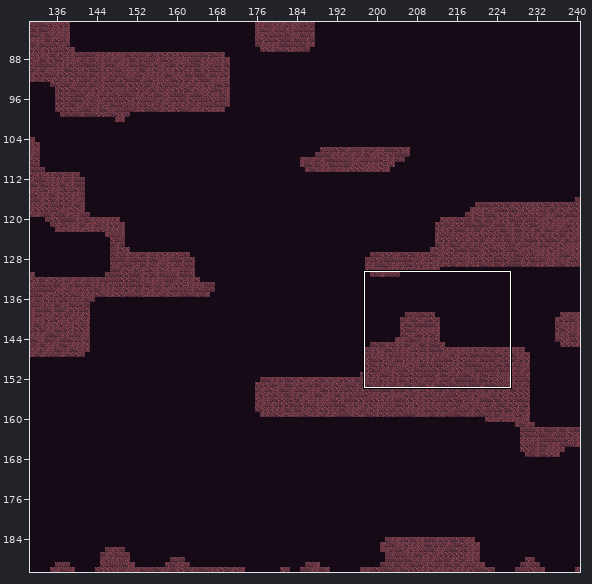
Tiled map -- android/assets/maps/level1.tmx. Above: a wide view before the commit, with the close-up outlined.
Close-up. Before:
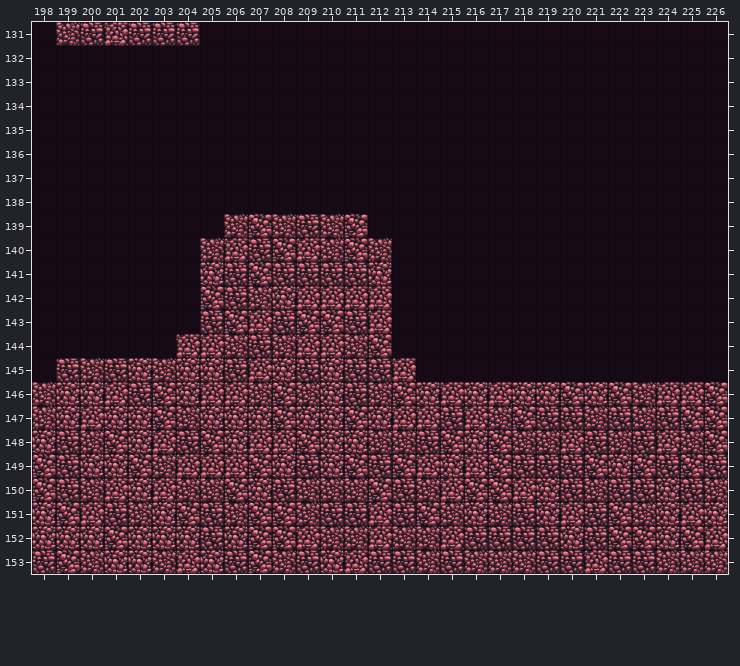
Cells are 64x64 px. Shown: x 198..226, y 131..153. The commit also changed other parts of the map, which this record leaves out.
And afterwards:
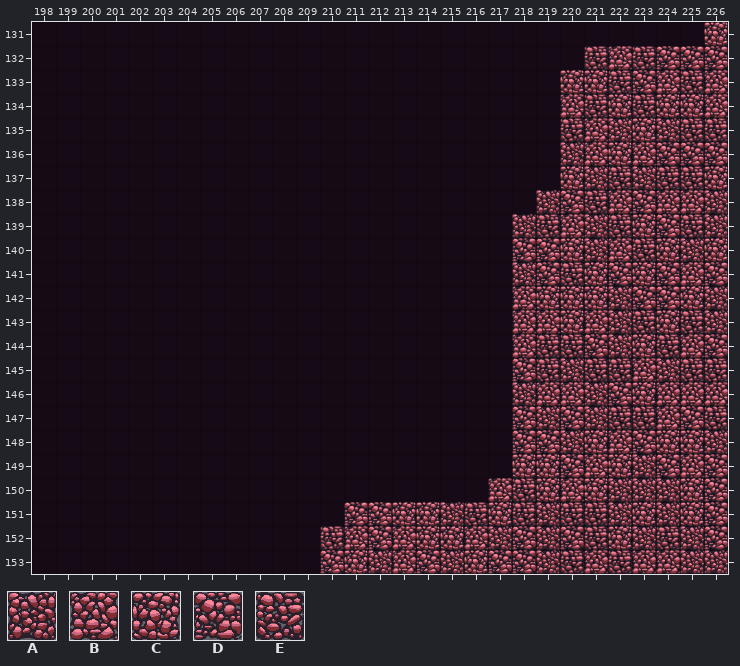
Key: from "tileMapGutter": A 5, B 6, C 7, D 8, E 9.
_ is an empty cell.
Tiles replaced or removed in this view: A, B, C, D, E.
Difference:
Changed rows in their new state; . is an unchanged cell.
Layer "terrain":
first column x 198:
131 .______.....................C
132 .......................EBEDDD
133 ......................CCEDBEB
134 ......................BECECCB
135 ......................EBACAEE
136 ......................ABCBDDD
137 ......................CAEAEEC
138 .....................ADEBDBBA
139 ........______......AEBAECDEA
140 .......________.....DDCABECAC
141 .......________.....ADECDCDBD
142 .......________.....BCCCADDCA
143 .......________.....BBCBAECEA
144 ......_________.....BEEDACEBD
145 ._______________....DEAEEBAEE
146 ____________________ABBA.C..B
147 ____________________.AD..EB.E
148 ____________________DDACBDCCA
149 ____________________CCDB.ADBD
150 ___________________BE.BCAAACD
151 _____________DDCC.EC.AE.ACACD
152 ____________EBDBCCBADAD.CAEAD
153 ____________DCABDACDDA...BB..
Boxes around the changes in both close-ups, in picture pixels (x1, y1, x2, y2):
changed: (32, 22, 728, 574)
